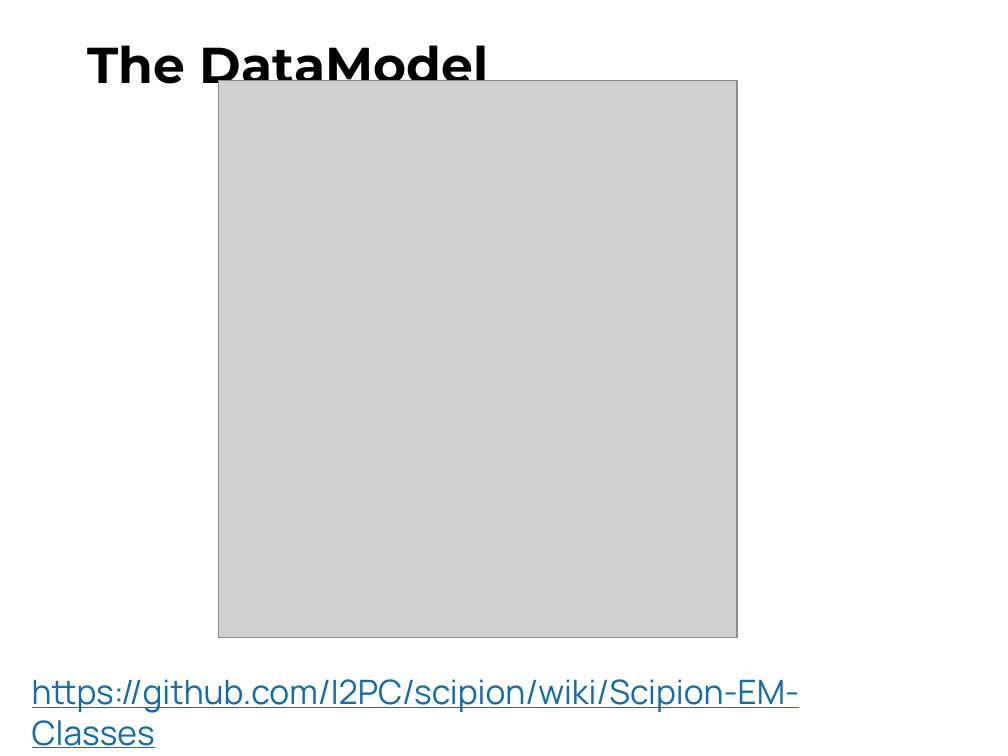
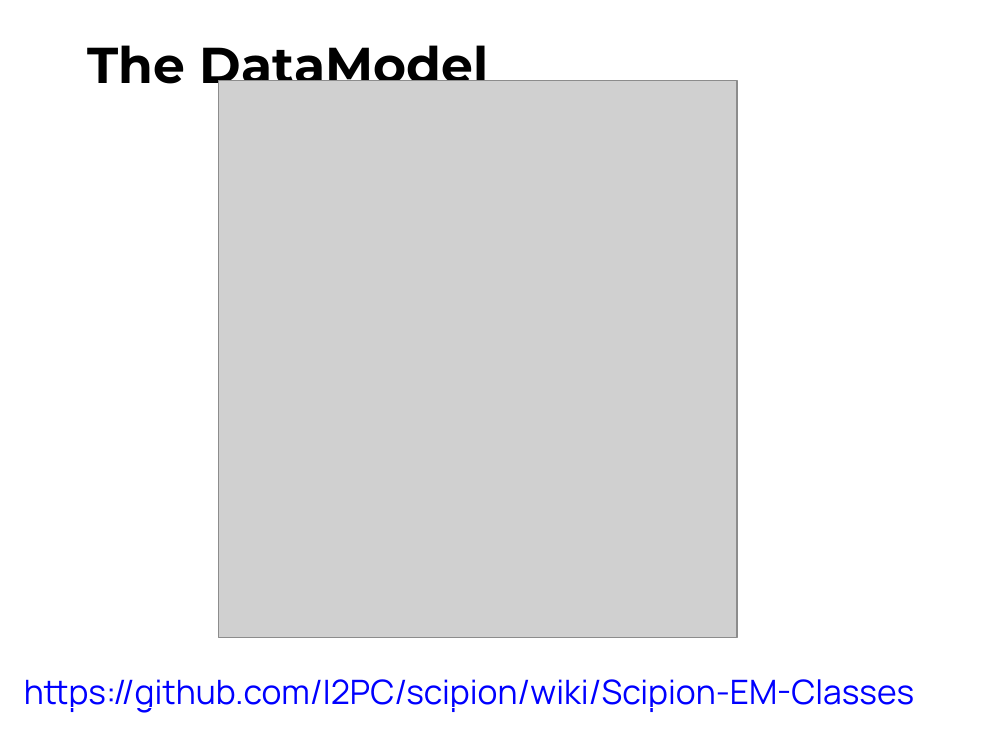
Before and after one commit to rmarabini/scipioncourseprotocols, a slide deck: slide 4 of Docs/talk2.pptx. Drawn at 1008x756 pixels with LibreOffice and Linux fonts; fonts in the diff are those of the drawing; grey boxes stand for pictures. Boxes give left, top, right and bottom in pixels: in the first picture for what was removed or moved away, otherwise in the second. Text is boxed around its words. In the diff, an @@ line names an element or a change of style, - is before the commit and + after.

```diff
--- a/Docs/talk2.pptx
+++ b/Docs/talk2.pptx
@@ text "https://github.com/I2PC/scipion/wiki/Scipion-EM-Classes": place and size @@
-text "https://github.com/I2PC/scipion/wiki/Scipion-EM-Classes" at (32,679,800,748)
+text "https://github.com/I2PC/scipion/wiki/Scipion-EM-Classes" at (24,679,915,713)
@@ text "https://github.com/I2PC/scipion/wiki/Scipion-EM-Classes" at (24,679,915,713): text colour #136DA9 to #0000FF @@
```
Also in this commit, not shown: 6 other slides changed, 2 slides added, 1 slide removed, 1 other file.
